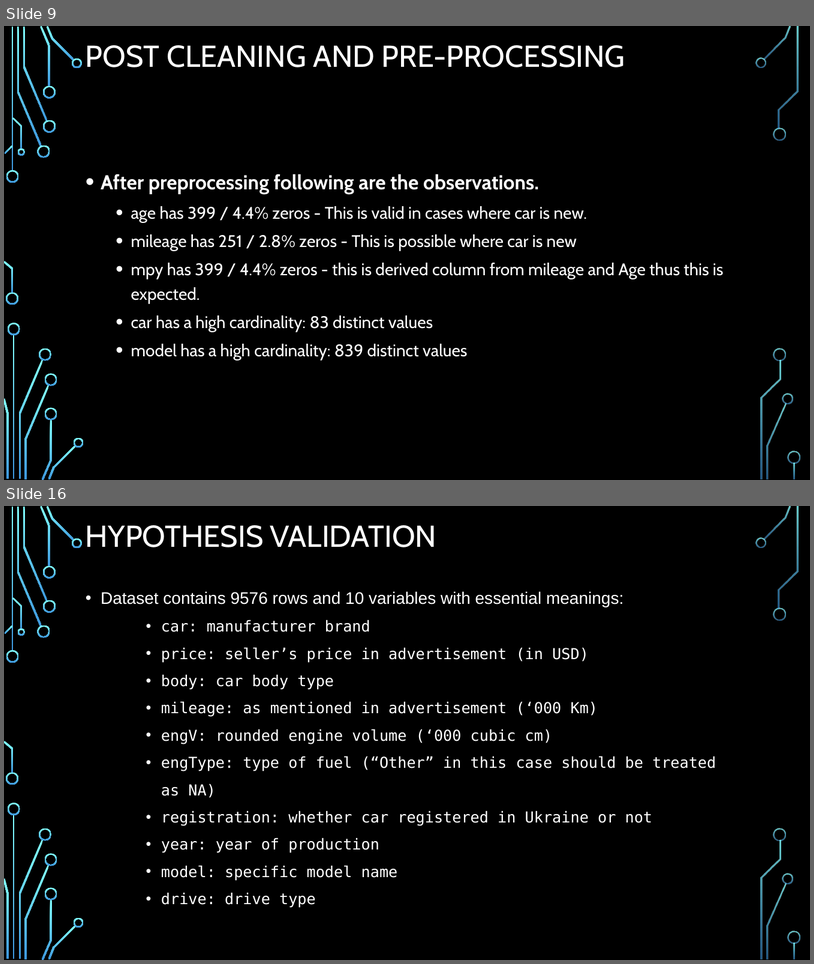
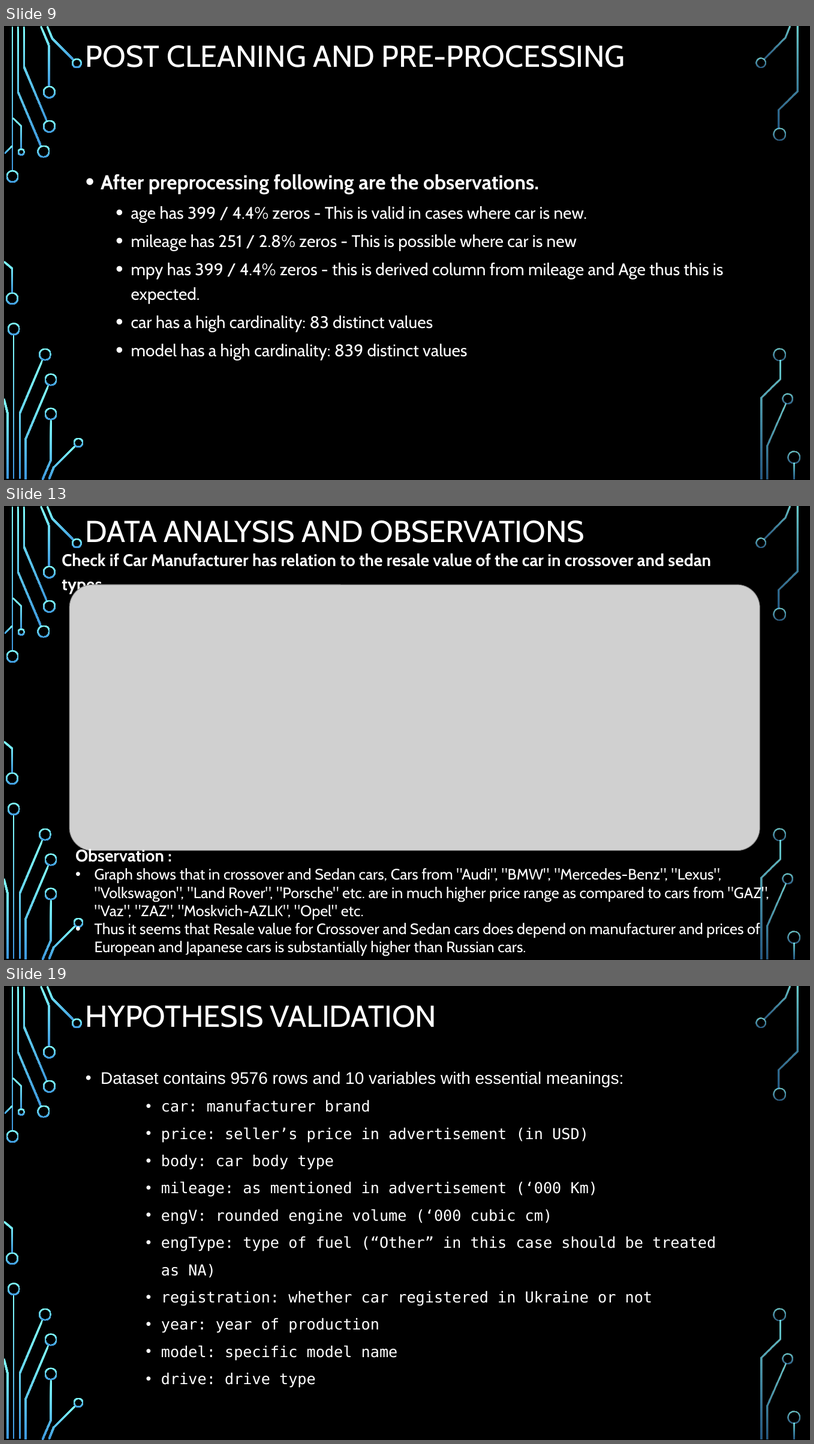
Before and after one commit to dhp6106/insaid-projects, a slide deck: term1/projects/CarSales/Term1-EDAProject-CarSales-DhavalParikh.pptx. Shown one above the other, each under a label of ours: slides 9 and 16 before the commit, slides 9, 13 and 19 after it; the slides between them are not shown. The pictures are 814x964 and 814x1444 pixels, drawn with LibreOffice and Linux fonts; fonts in the diff are those of the drawing; grey boxes stand for pictures; background and template pictures are left out. Boxes give left, top, right and bottom in pixels: in the first picture for what was removed or moved away, otherwise in the second. Text is boxed around its words. In the diff, an @@ line names an element or a change of style, - is before the commit and + after.

```diff
--- a/term1/projects/CarSales/Term1-EDAProject-CarSales-DhavalParikh.pptx
+++ b/term1/projects/CarSales/Term1-EDAProject-CarSales-DhavalParikh.pptx
@@ slide 13 added at (4, 506, 810, 960), background picture (left out); not listed: 36 template elements that a slide beside it also shows @@
@@ title added at (86, 520, 585, 543), 36 pt, text #FFFFFF @@
+DATA ANALYSIS AND OBSERVATIONS
@@ text added at (62, 553, 711, 594), 20 pt, text #FFFFFF, bold @@
+Check if Car Manufacturer has relation to the resale value of the car in crossover and sedan types
@@ picture added at (69, 585, 760, 850) @@
@@ text added at (75, 847, 770, 956), 18 pt, text #FFFFFF @@
+Observation :
+• Graph shows that in crossover and Sedan cars, Cars from "Audi", "BMW", "Mercedes-Benz", "Lexus", "Volkswagon", "Land Rover", "Porsche" etc. are in much higher price range as compared to cars from "GAZ", "Vaz", "ZAZ", "Moskvich-AZLK", "Opel" etc.
+• Thus it seems that Resale value for Crossover and Sedan cars does depend on manufacturer and prices of European and Japanese cars is substantially higher than Russian cars.
@@ what was slide 16 is now slide 19 @@
```
Also in this commit, not shown: 8 other slides added, 6 slides removed, 6 other files.
